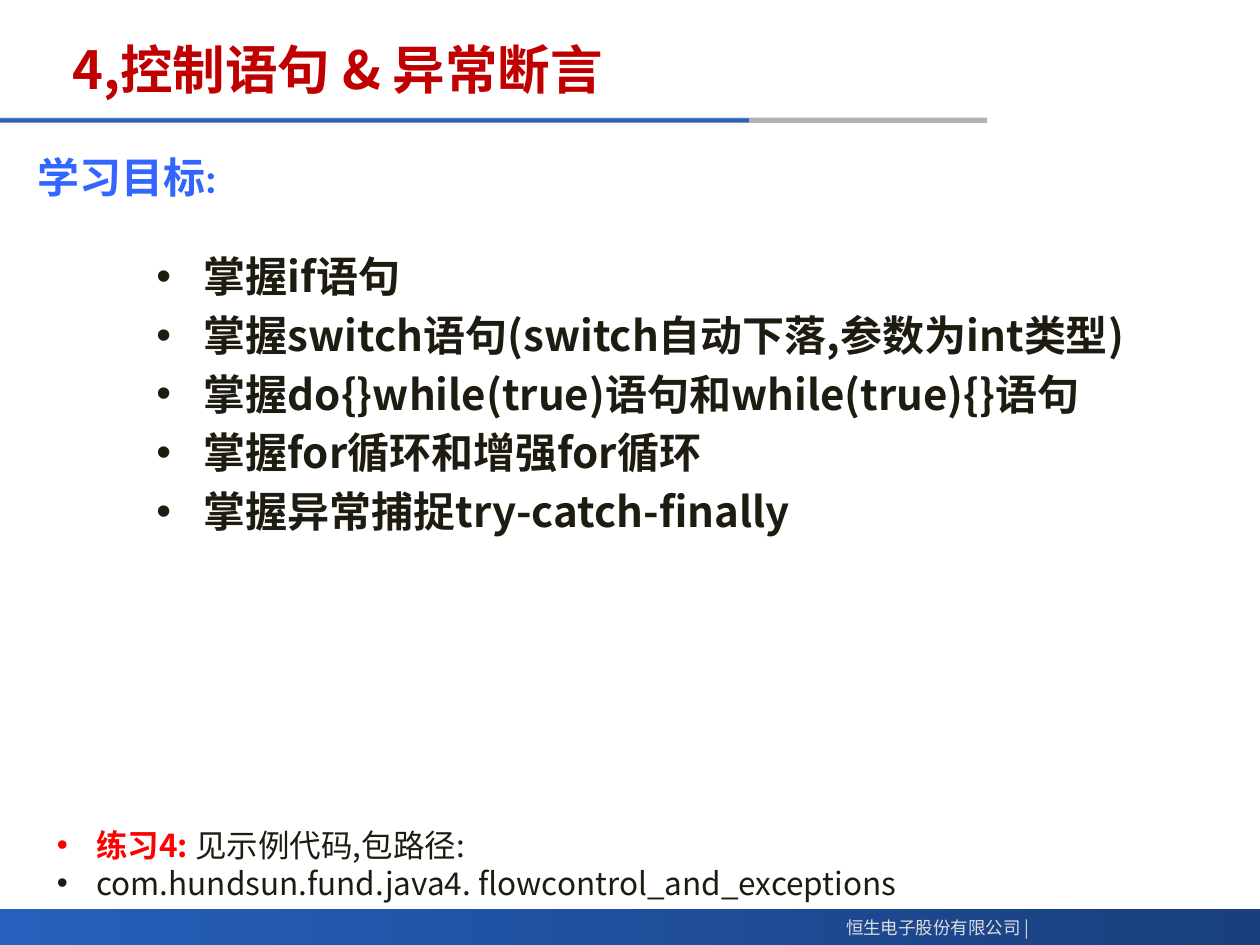
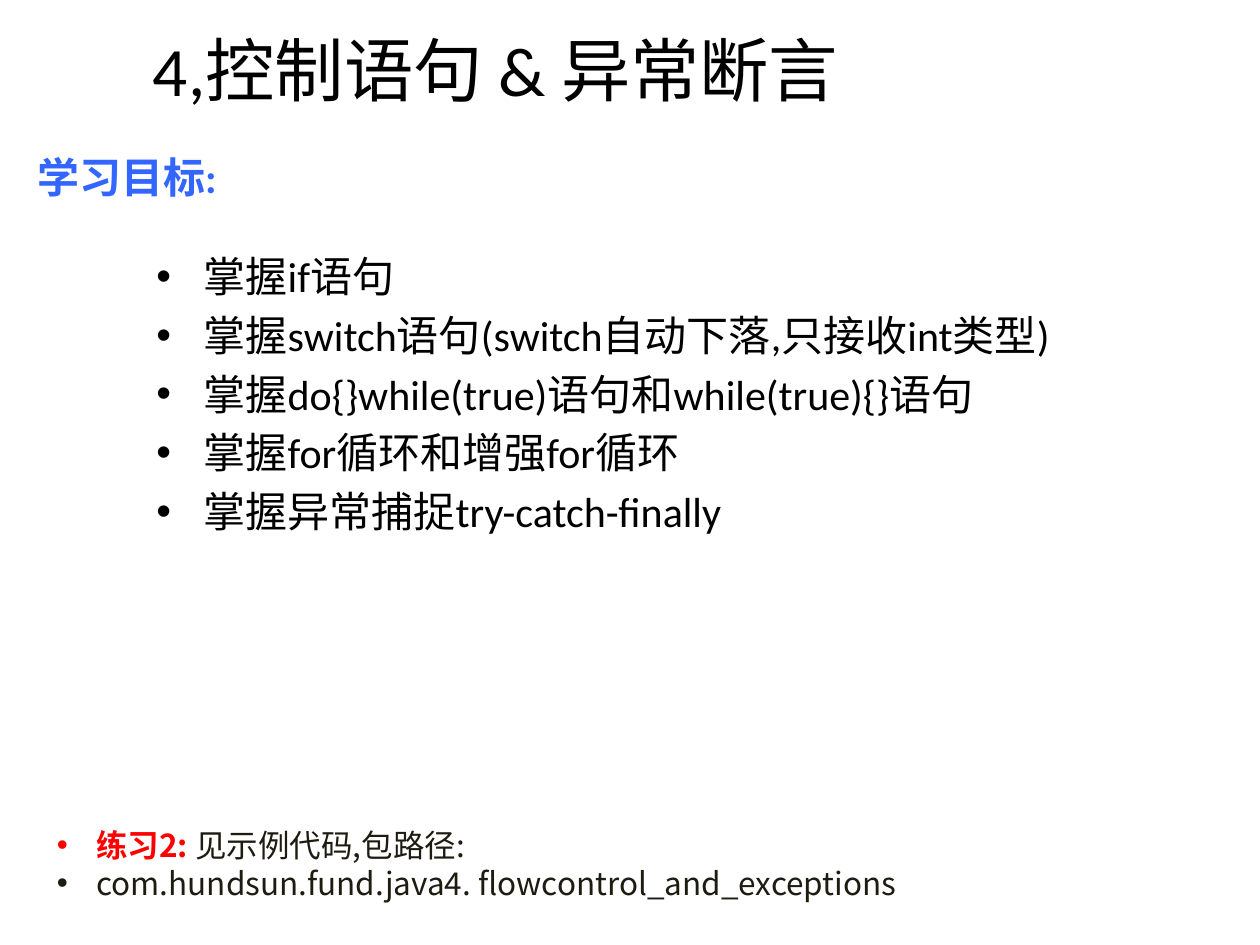
Before and after one commit to meadlai/HS-Java-Develop-GetStart, a slide deck: slide 7 of matiral/Java应用程序开发入门.pptx (slide 8 before the commit). Drawn at 1260x945 pixels with LibreOffice and Linux fonts; fonts in the diff are those of the drawing; background and template pictures are left out. Boxes give left, top, right and bottom in pixels: in the first picture for what was removed or moved away, otherwise in the second. Text is boxed around its words. In the diff, an @@ line names an element or a change of style, - is before the commit and + after.

```diff
--- a/matiral/Java应用程序开发入门.pptx
+++ b/matiral/Java应用程序开发入门.pptx
@@ title "4,控制语句 & 异常断言" at (153, 37, 838, 105): size 30 to 39.6 pt, font Noto Sans CJK SC to Calibri, text colour #C00000 to #000000, bold off; alignment left to centre @@
@@ line removed from (0, 120) to (988, 120) @@
@@ line removed from (0, 120) to (748, 120) @@
@@ text at (204, 256, 974, 534): font Noto Sans CJK SC to Calibri, text colour #1E1C11 to #000000, bold off in "掌握if语句", "掌握do{}while(true)语句和while(true){}语句", "掌握for循环和增强for循环", "掌握异常捕捉try-catch-finally" @@
@@ text at (204, 315, 1050, 357): text changed; font Noto Sans CJK SC to Calibri; text colour #1E1C11 to #000000; bold off @@
-• 掌握switch语句(switch自动下落,参数为int类型)
+• 掌握switch语句(switch自动下落,只接收int类型)
@@ text at (96, 830, 465, 863): text changed @@
-• 练习4: 见示例代码,包路径:
+• 练习2: 见示例代码,包路径:
@@ rectangle removed at (0, 910, 1260, 945) @@
@@ text removed at (846, 919, 1020, 936) @@
-恒生电子股份有限公司 |
```
Also in this commit, not shown: 12 other slides changed, 1 slide removed.
